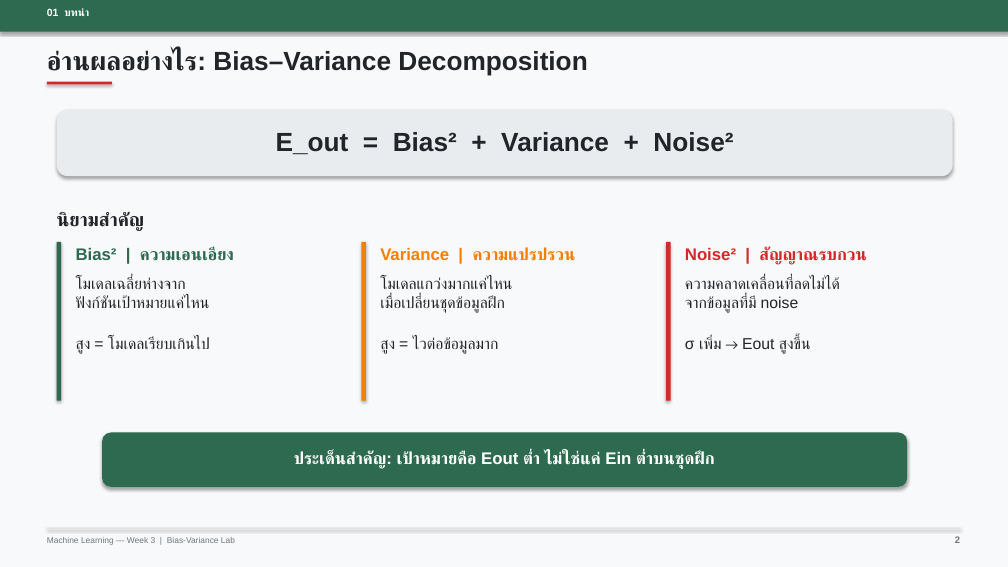
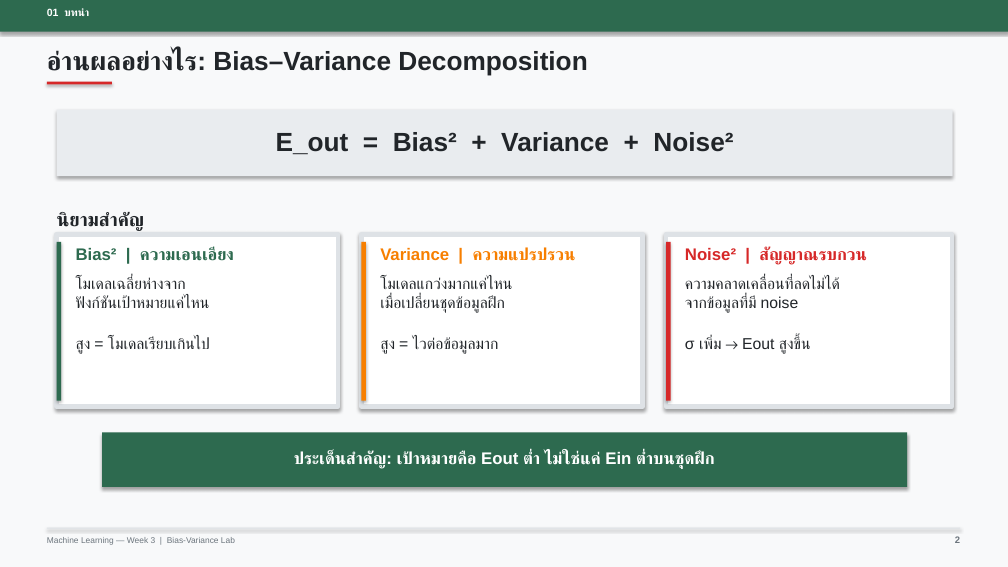
Before and after one commit to HungryBro/Machine_Leaning, a slide deck: slide 2 of Assignment/Week3/Slide/slides_Week3.pptx. Drawn at 1008x567 pixels with LibreOffice and Linux fonts; fonts in the diff are those of the drawing. Boxes give left, top, right and bottom in pixels: in the first picture for what was removed or moved away, otherwise in the second. Text is boxed around its words. In the diff, an @@ line names an element or a change of style, - is before the commit and + after.

```diff
--- a/Assignment/Week3/Slide/slides_Week3.pptx
+++ b/Assignment/Week3/Slide/slides_Week3.pptx
@@ rectangle at (x1=57, y1=110, x2=953, y2=176): rounded rectangle to rectangle @@
@@ rectangle added at (x1=57, y1=234, x2=338, y2=407), fill #FFFFFF, outline #DEE2E6 4.32 pt @@
@@ rectangle added at (x1=361, y1=234, x2=643, y2=407), fill #FFFFFF, outline #DEE2E6 4.32 pt @@
@@ rectangle added at (x1=666, y1=234, x2=952, y2=407), fill #FFFFFF, outline #DEE2E6 4.32 pt @@
@@ rectangle at (x1=102, y1=433, x2=907, y2=487): rounded rectangle to rectangle @@
```
Also in this commit, not shown: 26 other files.
